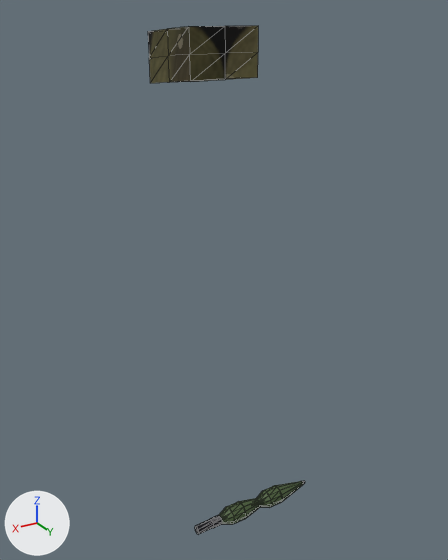
An edit to the glTF model assets/nva_vc/props/packs/pack_rpg.glb, drawn before and after from the same camera.
One viewpoint serves both versions: a 50 mm lens placed at (1.32, 2.39, 0.03), pointed at (-0.01, 0.17, -1.08). Every picture has the same lights, and +X, +Y and +Z are marked at lower left. The picture after the commit comes second. Mesh edges are drawn as thin lines. Vertices at exactly the same position are counted once.

Before the edit, the objects in view are built like this:
```python
mat_pack_canvas = principled_material('pack_canvas')
mat_pack_canvas.texture = img_pith_worn_cover
mat_pack_canvas.roughness = 1.0
me_pack_worn_rpg = bpy.data.meshes.new('pack_worn_rpg')
me_pack_worn_rpg.from_pydata(...)  # 266 vertices, 500 faces; spans x -0.31..0.31, y -0.15..0.51, z -2.19..-0.02
# faces by material slot: [48, 208, 244]
me_pack_worn_rpg.materials.append(mat_pack_canvas)  # picture img_pith_worn_cover
me_pack_worn_rpg.materials.append(mat_bluedsteelvc_001)  # black #27272c
me_pack_worn_rpg.materials.append(mat_warheadod)  # dark green #495d37
ob_pack_worn_rpg = bpy.data.objects.new('pack_worn_rpg', me_pack_worn_rpg)
ob_pack_worn_rpg.location = (0.0, 0.0, 0.0)
```
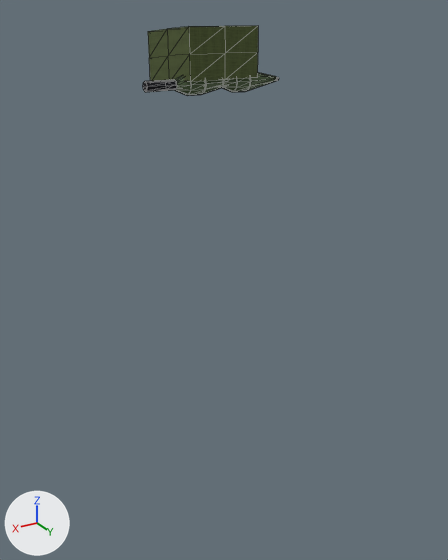
The change, as a list of edits to the scene's bpy script:
```text
Add img_canvas_od:
    img_canvas_od = load_image('canvas_od', '_unpacked/canvas_od', 256, 256, 'sRGB')
Change mat_pack_canvas:
    mat_pack_canvas.texture: img_pith_worn_cover -> img_canvas_od
Change me_pack_worn_rpg:
    used by ob_pack_worn_rpg; location = (0.0, 0.0, 0.0)
    remove me_pack_worn_rpg.from_pydata(...)  # 266 vertices, 500 faces; spans x -0.31..0.31, y -0.15..0.51, z -2.19..-0.02
    add me_pack_worn_rpg.from_pydata(...)  # 266 vertices, 500 faces; spans x -0.31..0.31, y -0.15..0.2, z -0.27..-0.02
    me_pack_worn_rpg part 1: the loose piece of 36 vertices spanning x -0.31..-0.14, y 0.42..0.51, z -2.19..-2.11 is moved by (0.0, -0.34, 1.92)
    me_pack_worn_rpg part 2: the loose piece of 36 vertices spanning x -0.1..0.07, y 0.42..0.51, z -2.19..-2.11 is moved by (0.0, -0.34, 1.92)
    me_pack_worn_rpg part 3: the loose piece of 8 vertices spanning x 0.16..0.23, y 0.48, z -2.16..-2.13 is moved by (0.0, -0.34, 1.92)
    me_pack_worn_rpg part 4: the loose piece of 16 vertices spanning x 0.18..0.31, y 0.44..0.48, z -2.17..-2.13 is moved by (0.0, -0.34, 1.92)
    me_pack_worn_rpg part 5: the loose piece of 36 vertices spanning x -0.14..-0.03, y 0.42..0.51, z -2.19..-2.11 is moved by (0.0, -0.34, 1.92)
    me_pack_worn_rpg part 6: the loose piece of 36 vertices spanning x 0.07..0.18, y 0.42..0.51, z -2.19..-2.11 is moved by (0.0, -0.34, 1.92)
    other edits to the shape of me_pack_worn_rpg do not show in these pictures
```

Boxes [x1, y1, x2, y2] around the edits, measured in the pictures (448 x 560 px; the box of a moved part takes in the faces that stretch with it):
'pack_worn_rpg', surface changed, reshaped (13% narrower, 86% shorter): before [148, 26, 305, 534]; after [143, 26, 279, 96]
part 1 of me_pack_worn_rpg, moved or reshaped: before [275, 481, 305, 501]; after [249, 73, 279, 90]
part 2 of me_pack_worn_rpg, moved or reshaped (mostly hidden): before [239, 498, 261, 518]; after [201, 80, 225, 95]
part 3 of me_pack_worn_rpg, moved or reshaped: before [213, 519, 222, 528]; after [165, 81, 177, 89]
part 4 of me_pack_worn_rpg, moved or reshaped: before [195, 516, 222, 534]; after [143, 80, 177, 92]
part 5 of me_pack_worn_rpg, moved or reshaped: before [257, 486, 282, 508]; after [223, 78, 251, 92]
part 6 of me_pack_worn_rpg, moved or reshaped: before [219, 501, 246, 524]; after [174, 76, 206, 96]
